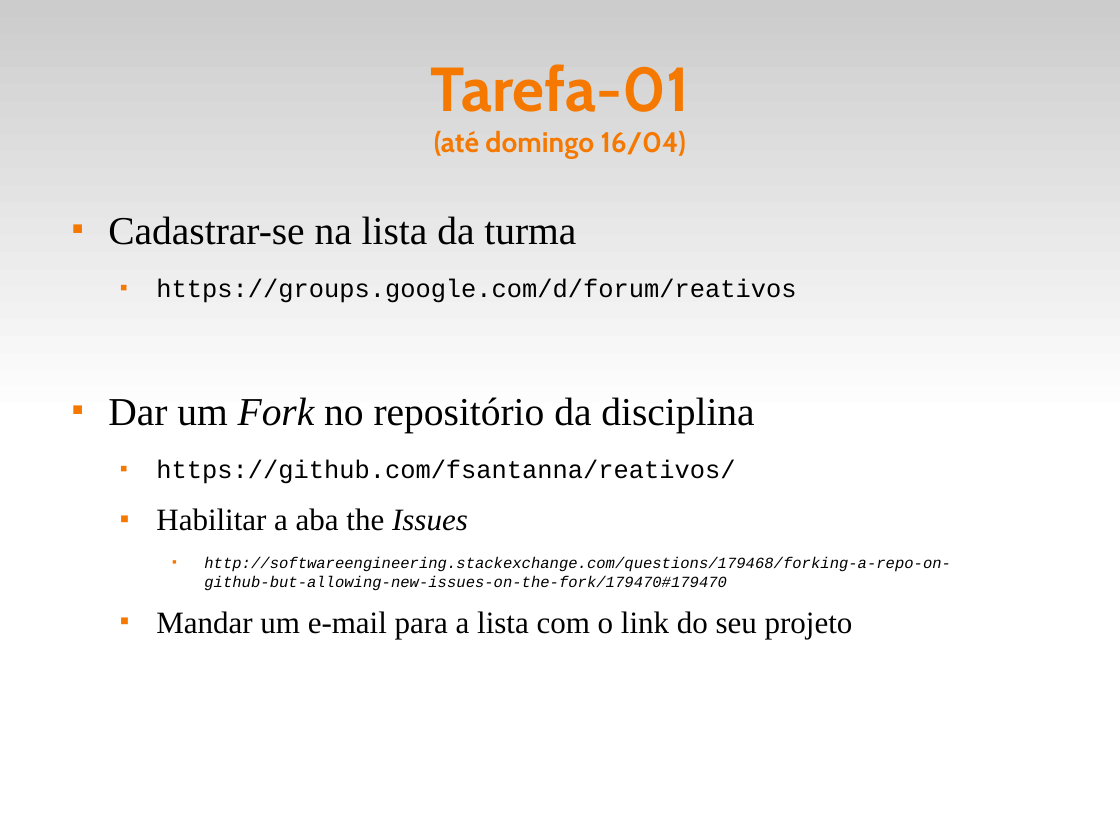
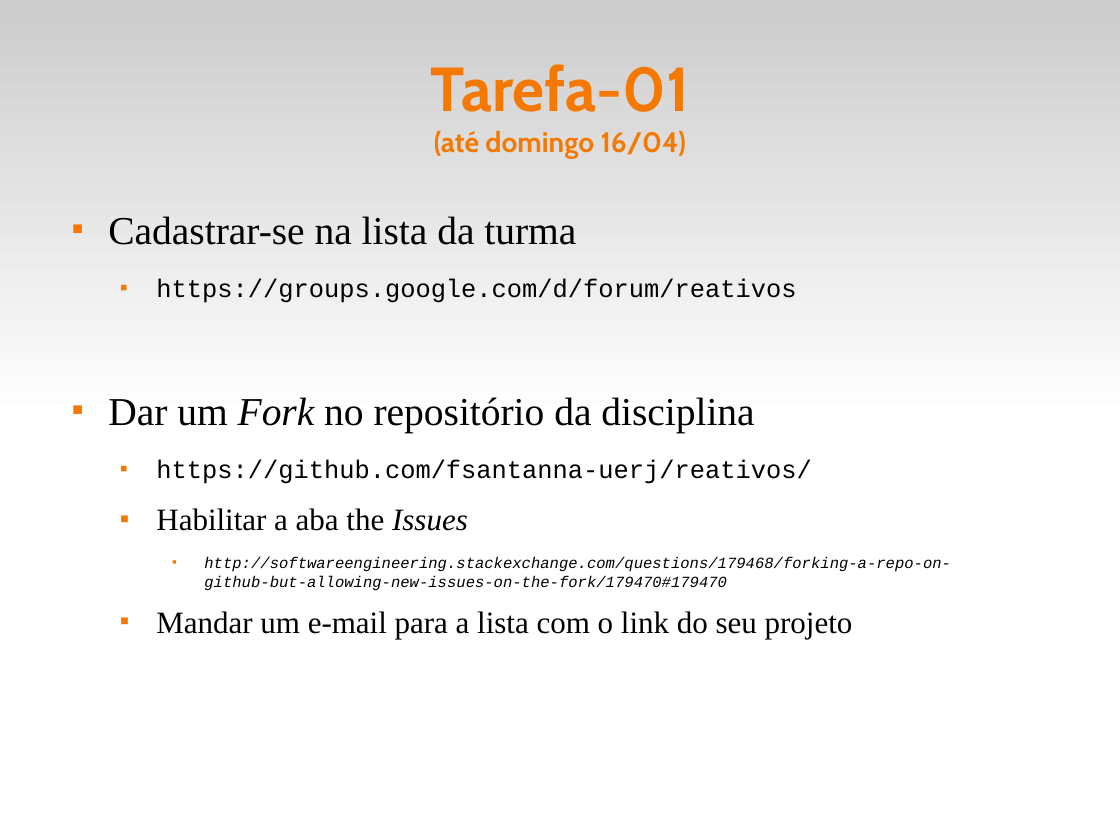
Before and after one commit to fsantanna-uerj/reativos, a slide deck: slide 8 of slides/00_intro.odp. Drawn at 1120x840 pixels with LibreOffice and Linux fonts; fonts in the diff are those of the drawing. Boxes give left, top, right and bottom in pixels: in the first picture for what was removed or moved away, otherwise in the second. Text is boxed around its words. In the diff, an @@ line names an element or a change of style, - is before the commit and + after.

Commit message:
(>) slides

```diff
--- a/slides/00_intro.odp
+++ b/slides/00_intro.odp
@@ text at [156,460,811,484]: text changed @@
-  ■ https://github.com/fsantanna/reativos/
+  ■ https://github.com/fsantanna-uerj/reativos/
```
Also in this commit, not shown: 1 other slide changed, 1 other file.
